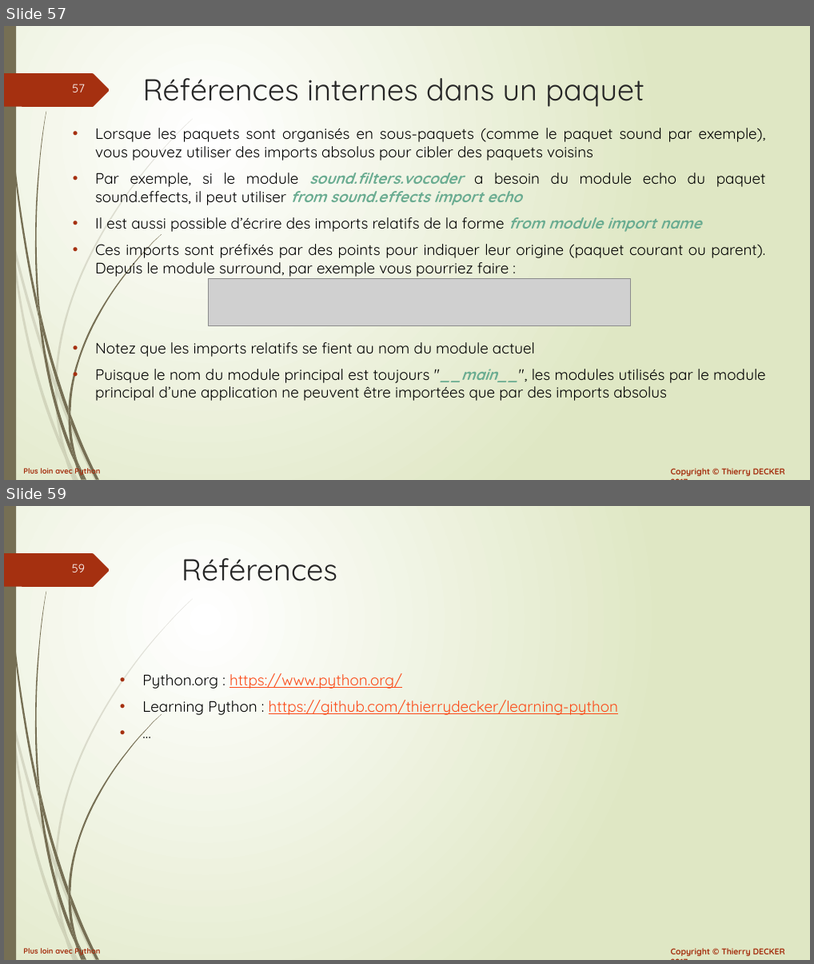
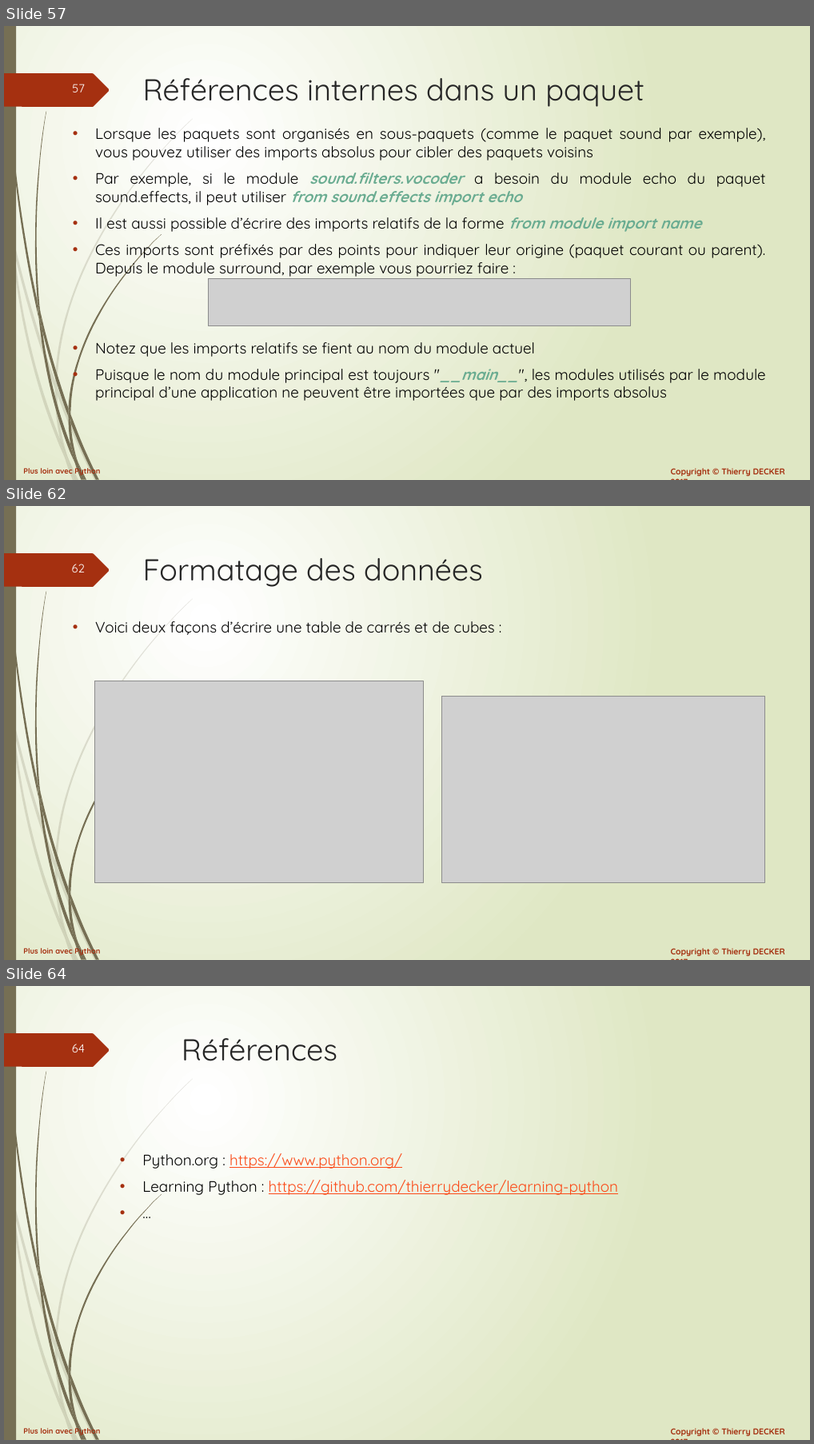
Before and after one commit to VikmanTheRacoon/learning-python, a slide deck: documentations/python-102.pptx. Shown one above the other, each under a label of ours: slides 57 and 59 before the commit, slides 57, 62 and 64 after it; the slides between them are not shown. The pictures are 814x964 and 814x1444 pixels, drawn with LibreOffice and Linux fonts; fonts in the diff are those of the drawing; grey boxes stand for pictures. Boxes give left, top, right and bottom in pixels: in the first picture for what was removed or moved away, otherwise in the second. Text is boxed around its words. In the diff, an @@ line names an element or a change of style, - is before the commit and + after.

```diff
--- a/documentations/python-102.pptx
+++ b/documentations/python-102.pptx
@@ slide 62 added at (4, 506, 810, 960), background gradient #FFFFFF to #DFE8C4; not listed: 27 template elements that a slide beside it also shows @@
@@ title added at (143, 558, 483, 587), 36 pt, text #262626 @@
+Formatage des données
@@ text added at (95, 621, 495, 635), 18 pt, text #000000 @@
+• Voici deux façons d’écrire une table de carrés et de cubes :
@@ picture added at (94, 681, 425, 882) @@
@@ picture added at (442, 696, 765, 882) @@
@@ what was slide 59 is now slide 64 @@
@@ page number at (72, 1044, 85, 1052): text changed @@
-59
+64
```
Also in this commit, not shown: 1 slide changed, 4 other slides added, 1 other file.
